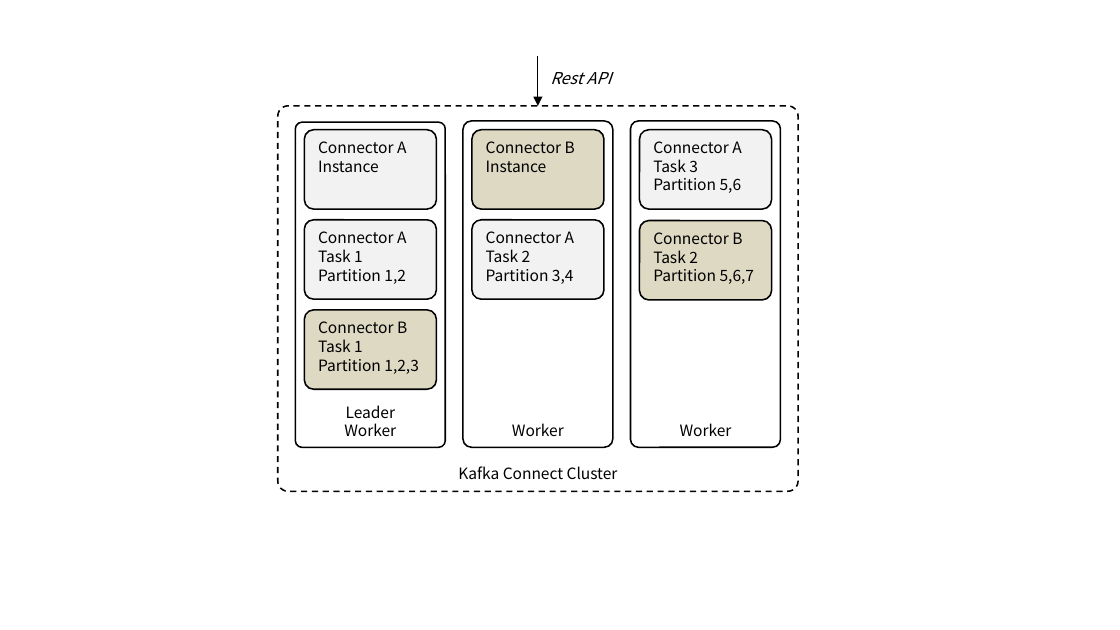
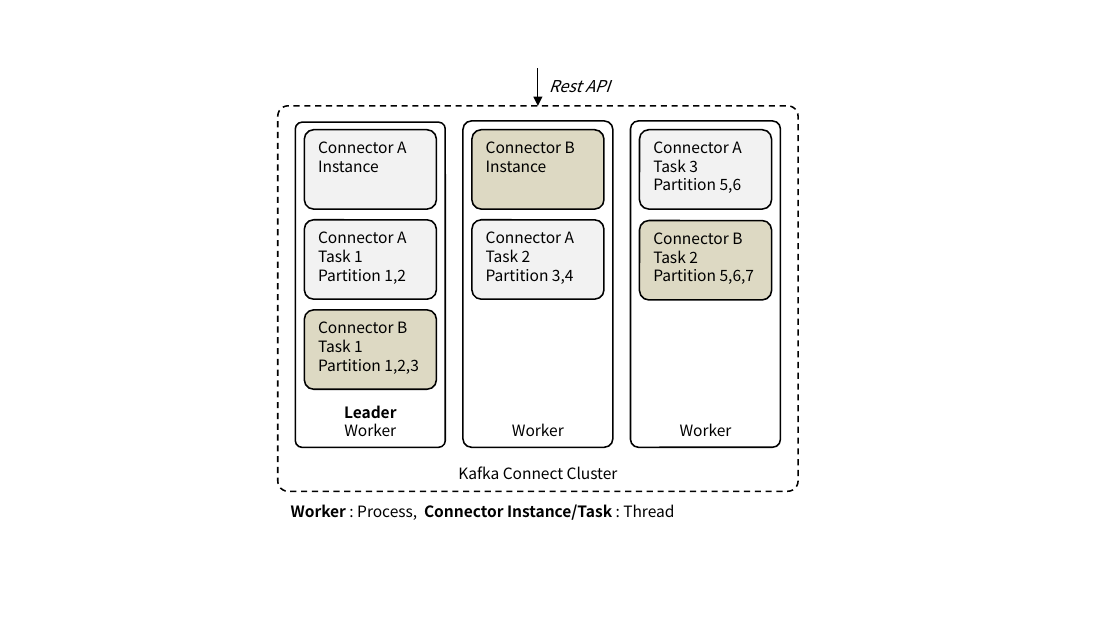
Before and after one commit to ssup2/blog-software, a slide deck: slide 5 of content/docs/theory-analysis/kafka-connect/images/images.pptx (slide 2 before the commit). Drawn at 1120x630 pixels with LibreOffice and Linux fonts; fonts in the diff are those of the drawing. Boxes give left, top, right and bottom in pixels: in the first picture for what was removed or moved away, otherwise in the second. Text is boxed around its words. In the diff, an @@ line names an element or a change of style, - is before the commit and + after.

```diff
--- a/content/docs/theory-analysis/kafka-connect/images/images.pptx
+++ b/content/docs/theory-analysis/kafka-connect/images/images.pptx
@@ text "Rest API": place and size @@
-text "Rest API" at [550, 72, 611, 84]
+text "Rest API" at [549, 80, 610, 92]
@@ arrow moved from (538, 56) - (538, 106) to (538, 68) - (538, 106) @@
@@ text in rounded rectangle at [344, 405, 396, 419]: bold on in "Leader" @@
@@ text added at [291, 504, 674, 520], 10 pt, text #000000, bold @@
+Worker : Process, Connector Instance/Task : Thread
```
Also in this commit, not shown: 1 other slide changed, 2 slides added, 4 other files.
